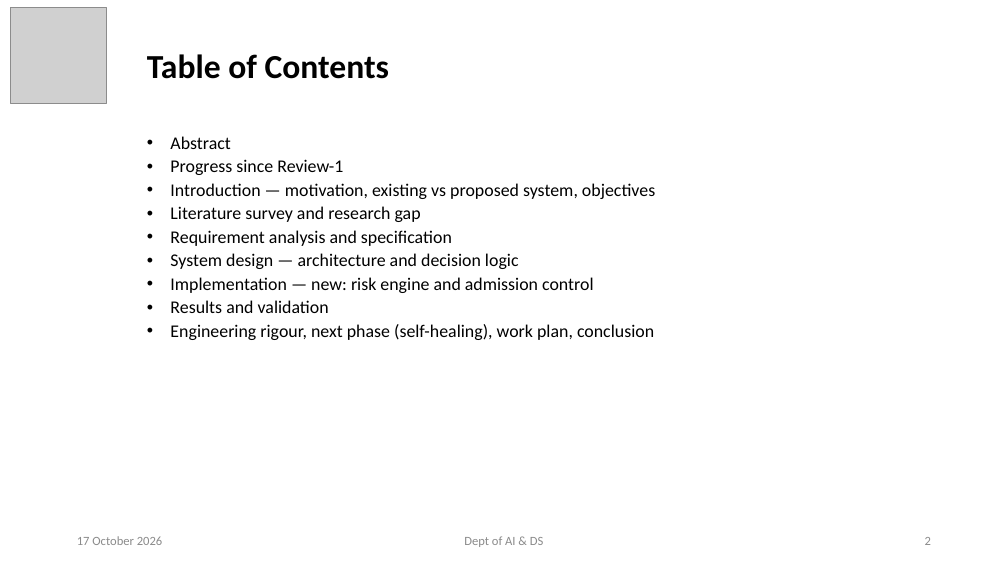
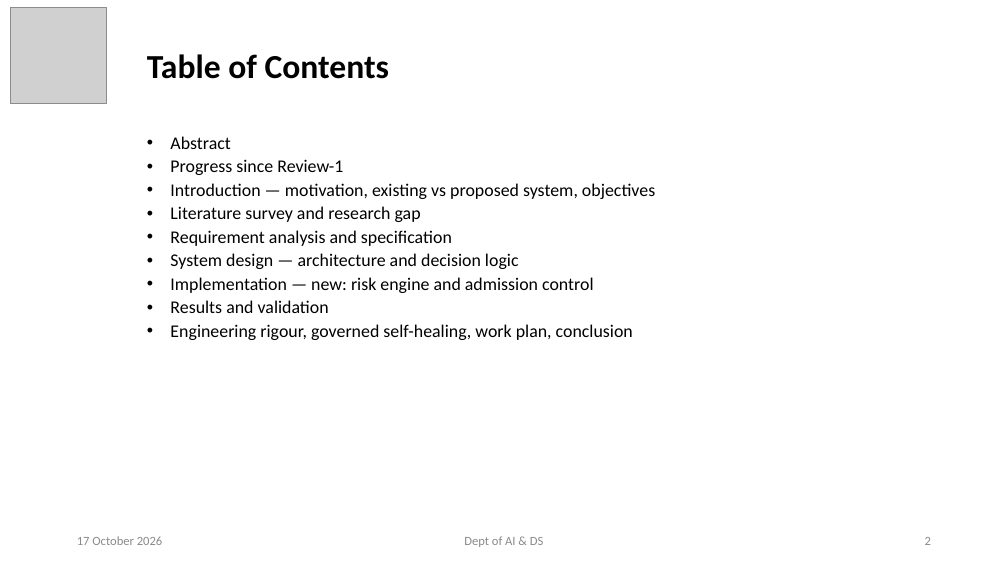
Before and after one commit to ayushpandey0201/custos, a slide deck: slide 2 of docs/presentations/Custos_Phase2_Review2.pptx. Drawn at 1008x567 pixels with LibreOffice and Linux fonts; fonts in the diff are those of the drawing; grey boxes stand for pictures. Boxes give left, top, right and bottom in pixels: in the first picture for what was removed or moved away, otherwise in the second. Text is boxed around its words. In the diff, an @@ line names an element or a change of style, - is before the commit and + after.

```diff
--- a/docs/presentations/Custos_Phase2_Review2.pptx
+++ b/docs/presentations/Custos_Phase2_Review2.pptx
@@ subtitle at [170,324,633,340]: text changed @@
-• Engineering rigour, next phase (self-healing), work plan, conclusion
+• Engineering rigour, governed self-healing, work plan, conclusion
```
Also in this commit, not shown: 6 other slides changed, 8 other files.
